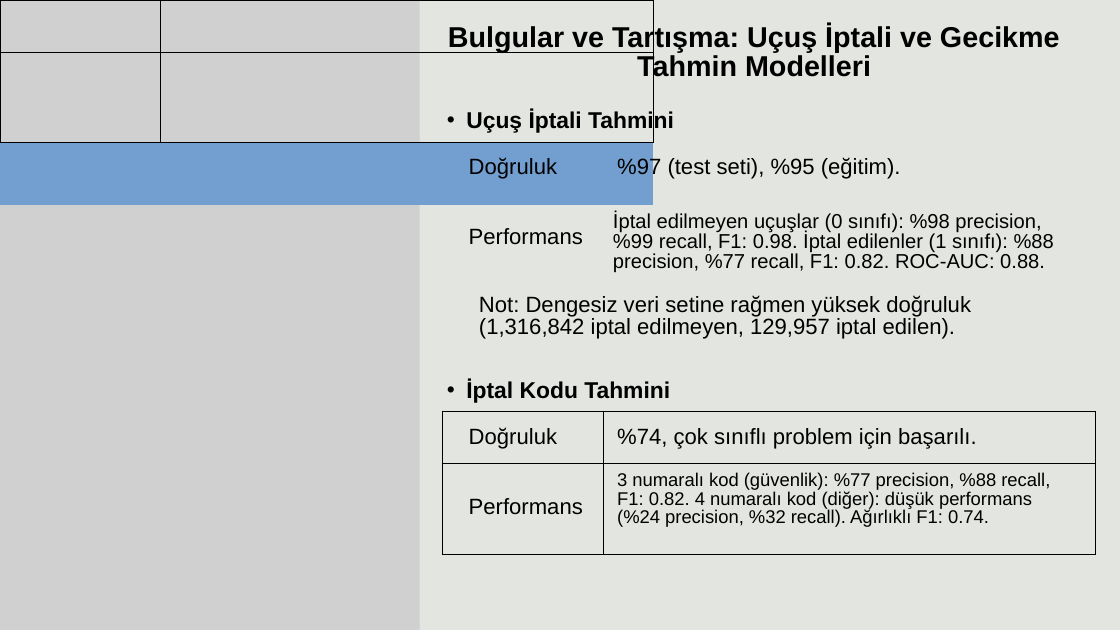
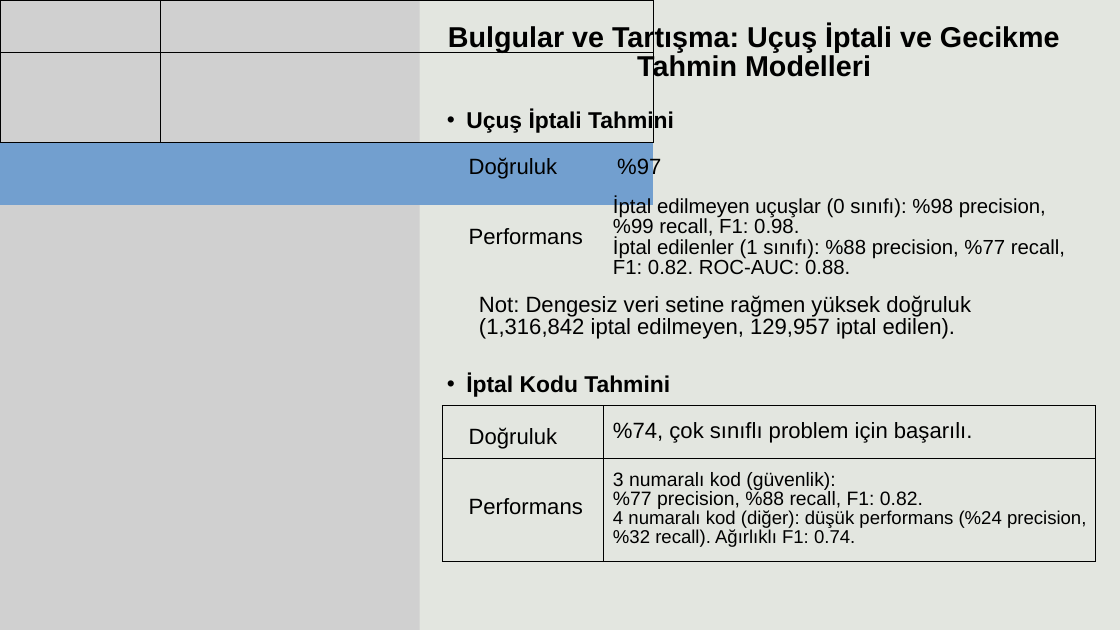
Before and after one commit to nuricanbrdmr/flight-delay-and-cancellation-prediction-system, a slide deck: slide 9 of Sunum/Bitirme Sunum.pptx. Drawn at 1120x630 pixels with LibreOffice and Linux fonts; fonts in the diff are those of the drawing; grey boxes stand for pictures. Boxes give left, top, right and bottom in pixels: in the first picture for what was removed or moved away, otherwise in the second. Text is boxed around its words. In the diff, an @@ line names an element or a change of style, - is before the commit and + after.

```diff
--- a/Sunum/Bitirme Sunum.pptx
+++ b/Sunum/Bitirme Sunum.pptx
@@ text at [617,157,661,180]: text changed @@
-%97 (test seti), %95 (eğitim).
+%97
@@ text at [613,198,1065,275]: text changed; size 26 to 26.2 pt @@
-İptal edilmeyen uçuşlar (0 sınıfı): %98 precision, %99 recall, F1: 0.98. İptal edilenler (1 sınıfı): %88 precision, %77 recall, F1: 0.82. ROC-AUC: 0.88.
+İptal edilmeyen uçuşlar (0 sınıfı): %98 precision, %99 recall, F1: 0.98.
+İptal edilenler (1 sınıfı): %88 precision, %77 recall, F1: 0.82. ROC-AUC: 0.88.
@@ text "İptal Kodu Tahmini": place and size @@
-text "İptal Kodu Tahmini" at [466,380,670,403]
+text "İptal Kodu Tahmini" at [466,374,670,397]
@@ table: place and size @@
-table at [442,412,1096,555]
+table at [442,406,1096,562]
@@ text "%74, çok sınıflı problem için ...": place and size @@
-text "%74, çok sınıflı problem için ..." at [617,428,977,449]
+text "%74, çok sınıflı problem için ..." at [613,422,973,443]
@@ text at [613,472,1086,547]: text changed; size 23.7 to 23.9 pt @@
-3 numaralı kod (güvenlik): %77 precision, %88 recall, F1: 0.82. 4 numaralı kod (diğer): düşük performans (%24 precision, %32 recall). Ağırlıklı F1: 0.74.
+3 numaralı kod (güvenlik):
+%77 precision, %88 recall, F1: 0.82.
+4 numaralı kod (diğer): düşük performans (%24 precision, %32 recall). Ağırlıklı F1: 0.74.
```
Also in this commit, not shown: 9 other slides changed.
